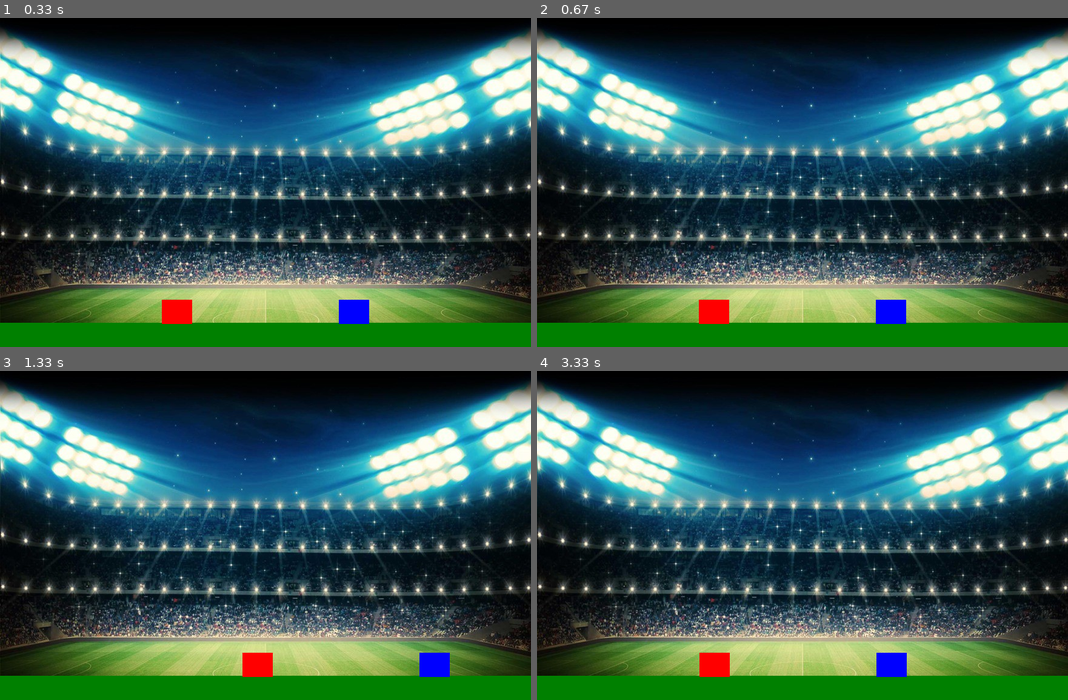
Above: before the commit, frames 1-4 (two rows, left to right).
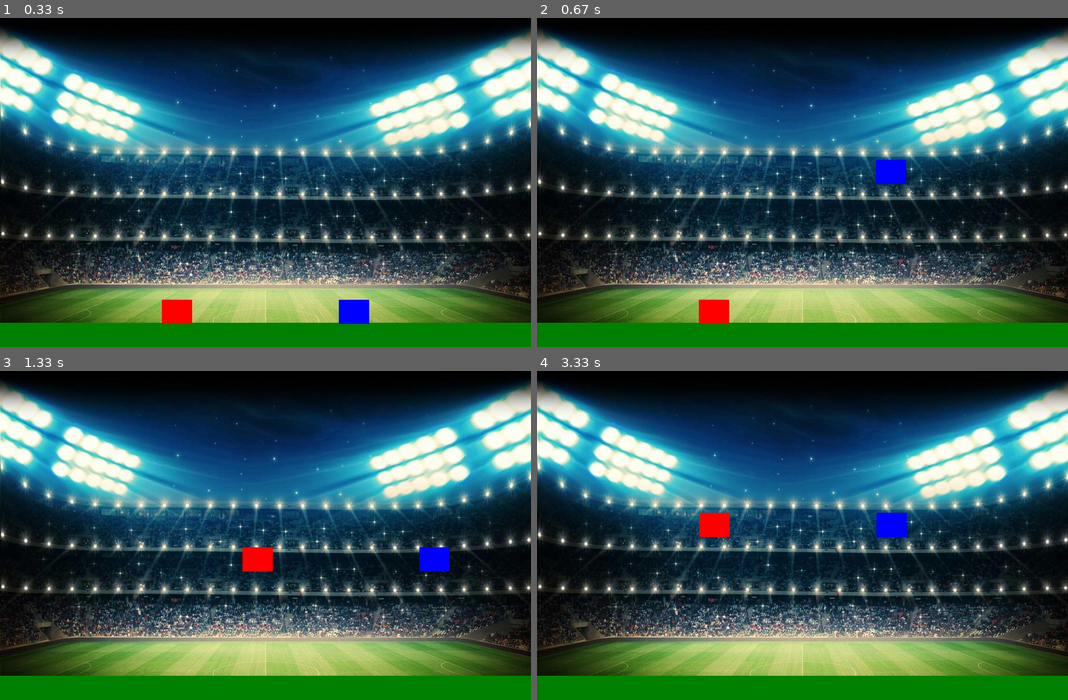
Above: after the commit, the same moments.

Repository: pedrooa/Projeto-Final
Game: pygame game, started from main.py
Two runs of this game, one before a commit and one after it. Both use one fixed random seed, a clock stepped at 60 frames per second and the inputs below.
Inputs:
- Up to frame 1 (0.33 s): no input
- Up to frame 2 (0.67 s): tap Up at 0.33 s
- Up to frame 3 (1.33 s): hold D 0.67-1.13 s; hold Right 0.67-1.13 s; hold W from 1.17 s (still down); hold Up from 1.17 s (still down)
- Up to frame 4 (3.33 s): release W at 1.47 s; release Up at 1.47 s; hold D 1.5-1.97 s; hold Right 1.5-1.97 s; hold A 2-2.53 s; hold Left 2-2.53 s; hold A 2.57-2.97 s; hold Left 2.57-2.97 s; hold W from 3 s (still down); hold Up from 3 s (still down)

Frame 1 is identical in both runs. In frame 2, 0.8% of the frame differs, in the area x 63-70%, y 43-94%; in frame 3, 1.7%, in the area x 45-85%, y 53-94%; in frame 4, 1.7%.

Commit message:
adicionado jump

Diff:
--- a/main.py
+++ b/main.py
@@ -72,6 +72,8 @@
             if keystate[pygame.K_d]:
                 self.acc.x = acc_jogador
 
+
+
         #adiciona atrito
         self.acc.x += self.vel.x * atrito_jogador
         #equacoes do movimento
@@ -142,9 +144,11 @@
             #checa se fechou a tela
             if event.type == pygame.QUIT:
                 sair = True
-            """if event.type == pygame.KEYDOWN:
+            if event.type == pygame.KEYDOWN:
                 if event.key == pygame.K_UP:
-                    todos_jogadores.jump()"""
+                    jogador1.jump()
+                if event.key == pygame.K_w:
+                    jogador2.jump()
 
 
         #Update
